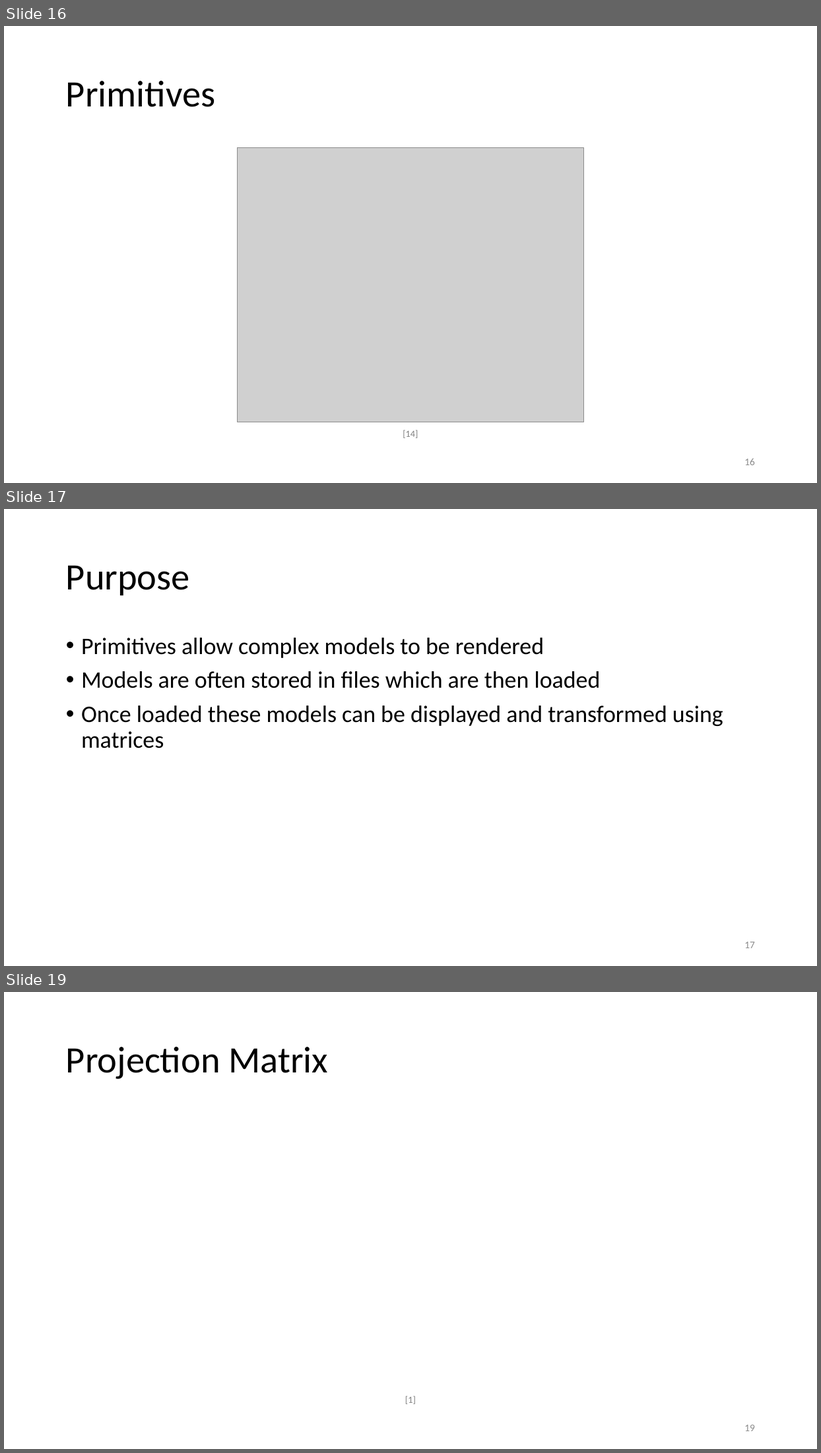
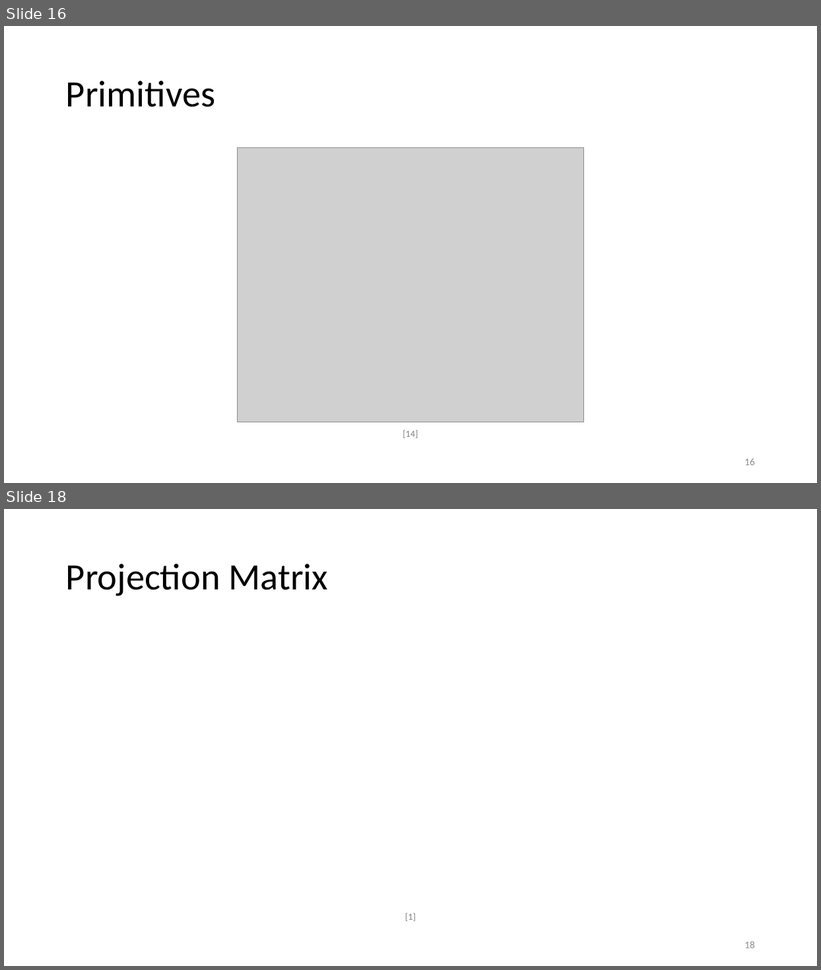
Before and after one commit to ShepherdJerred-homework/seminar-presentation, a slide deck: presentation.pptx. Shown one above the other, each under a label of ours: slides 16, 17 and 19 before the commit, slides 16 and 18 after it; the slides between them are not shown. The pictures are 821x1453 and 821x970 pixels, drawn with LibreOffice and Linux fonts; fonts in the diff are those of the drawing; grey boxes stand for pictures. Boxes give left, top, right and bottom in pixels: in the first picture for what was removed or moved away, otherwise in the second. Text is boxed around its words. In the diff, an @@ line names an element or a change of style, - is before the commit and + after.

```diff
--- a/presentation.pptx
+++ b/presentation.pptx
@@ slide 17 removed at box(4, 509, 817, 966), background #FFFFFF @@
@@ title removed at box(66, 565, 190, 595) @@
-Purpose
@@ text removed at box(81, 638, 723, 749) @@
-• Primitives allow complex models to be rendered
-• Models are often stored in files which are then loaded
-• Once loaded these models can be displayed and transformed using matrices
@@ page number removed at box(745, 942, 755, 949) @@
-17
@@ what was slide 19 is now slide 18 @@
@@ page number at box(745, 941, 755, 949): text changed @@
-19
+18
```
Also in this commit, not shown: 9 slides changed, 1 slide added, 1 other file.
